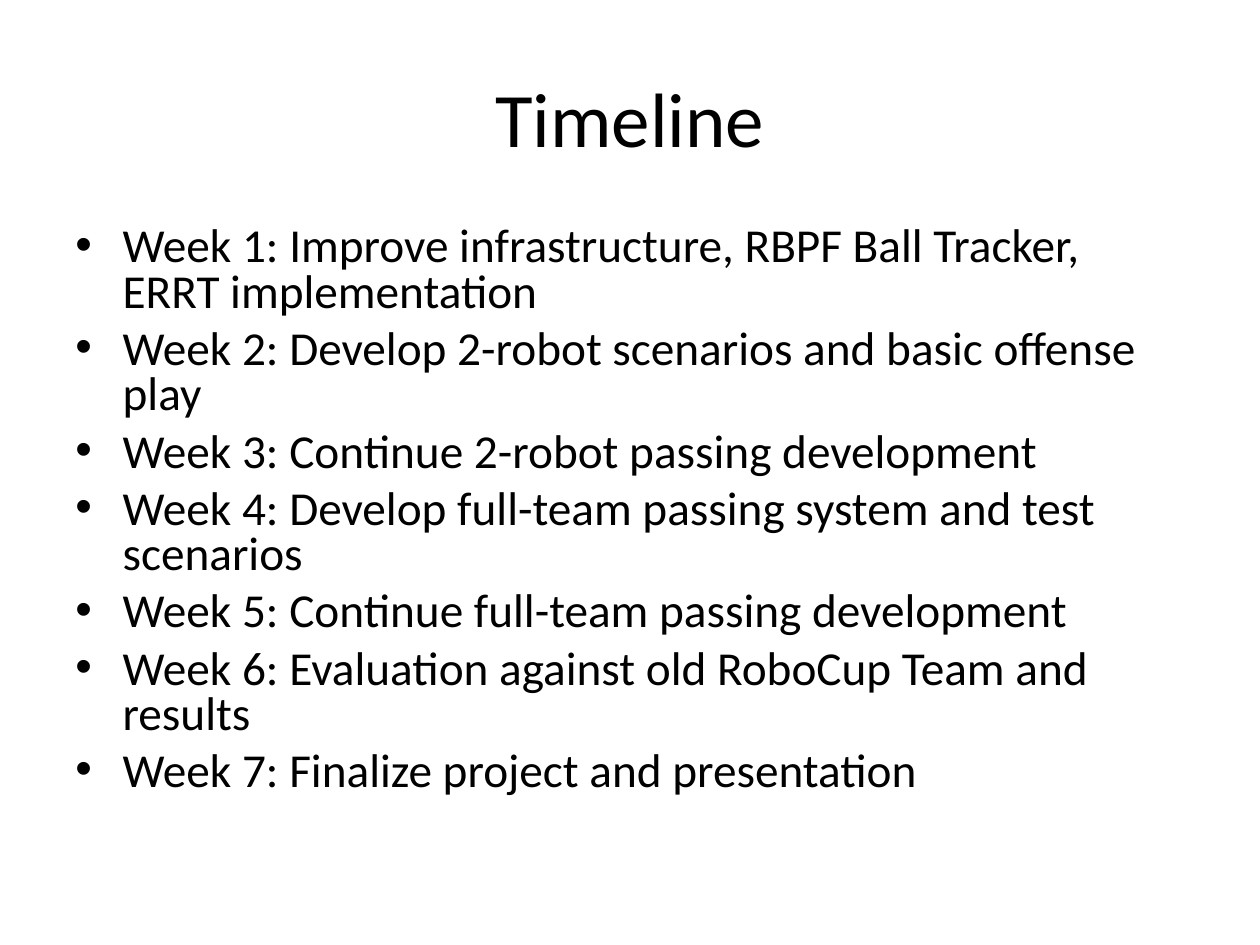
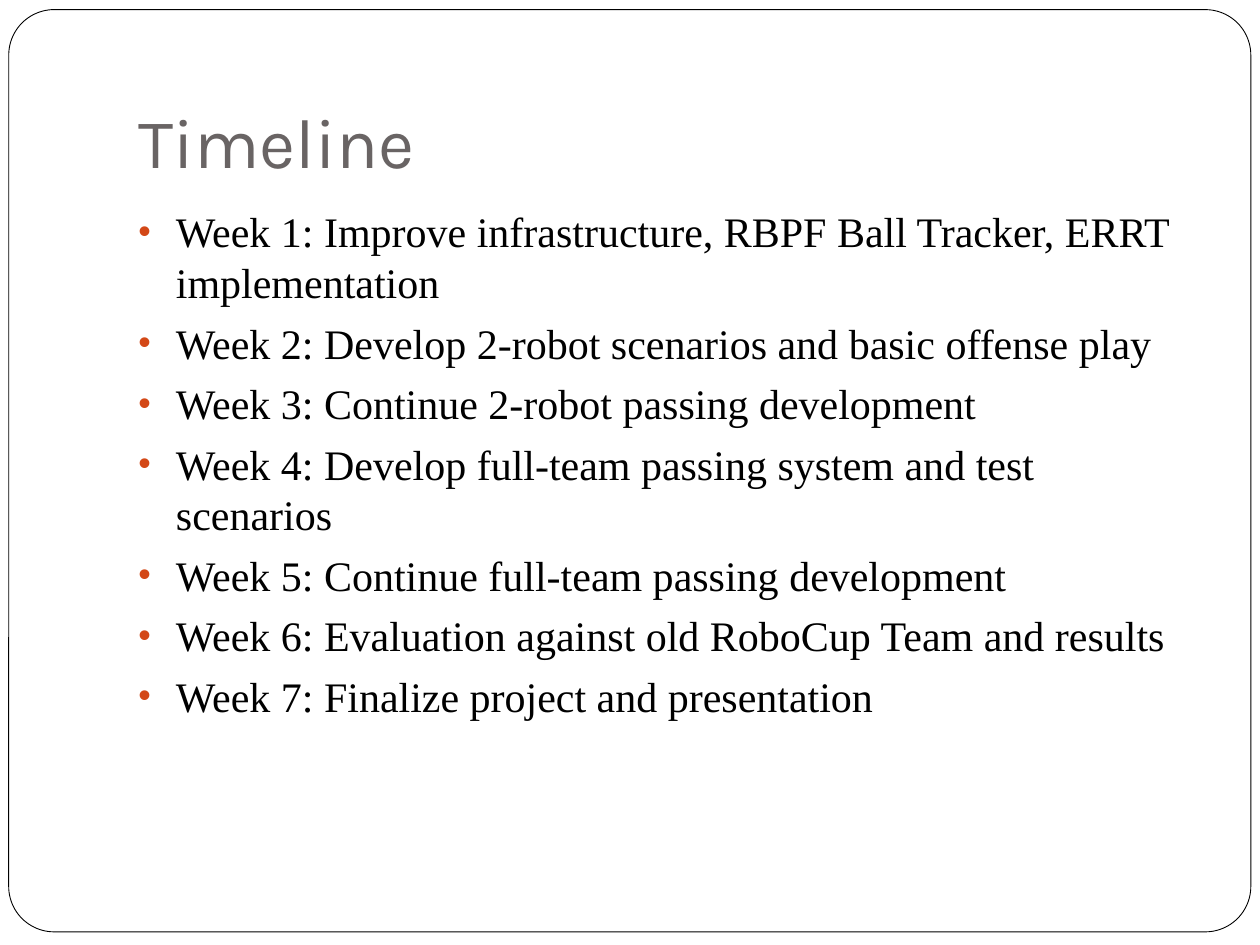
Before and after one commit to oarslan3/gt-cs-rip-projects, a slide deck: slide 9 of final/ProposalPresentation.ppt. Drawn at 1260x945 pixels with LibreOffice and Linux fonts; fonts in the diff are those of the drawing. Boxes give left, top, right and bottom in pixels: in the first picture for what was removed or moved away, otherwise in the second. Text is boxed around its words. In the diff, an @@ line names an element or a change of style, - is before the commit and + after.

```diff
--- a/final/ProposalPresentation.ppt
+++ b/final/ProposalPresentation.ppt
@@ rounded rectangle added at <box>9,10,1251,932</box>, fill #FFFFFF, outline #000000 0.51 pt @@
@@ title "Timeline": place and size @@
-title "Timeline" at <box>495,93,764,148</box>
+title "Timeline" at <box>138,120,414,169</box>
@@ title "Timeline" at <box>138,120,414,169</box>: size 44 to 40 pt, font Calibri to Karla, text colour #000000 to #696464; alignment centre to left; vertical alignment middle to bottom @@
@@ text "Week 1: Improve infrastructure, RBPF ...": place and size @@
-text "Week 1: Improve infrastructure, RBPF ..." at <box>123,229,1136,795</box>
+text "Week 1: Improve infrastructure, RBPF ..." at <box>176,217,1170,721</box>
@@ text "Week 1: Improve infrastructure, RBPF ..." at <box>176,217,1170,721</box>: size 27 to 24.1 pt, font Calibri to Times New Roman; indent changed; line spacing 0.8 to 1; less space between paragraphs; bullet colour #000000 to #D34817 @@
```
Also in this commit, not shown: 8 other slides changed.
